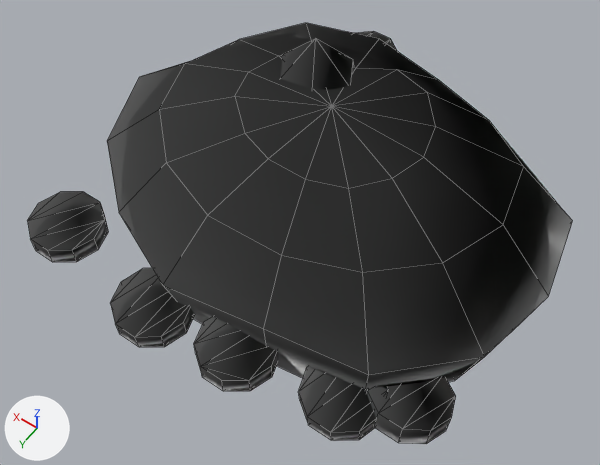
Before and after pictures for a commit that changed the FBX model unreal/Art/Export/Props/SM_Prop_GoldPile.fbx.
Before and after are seen from a 50 mm camera at (-0.39, 0.612, 0.887) aimed at (-0.002, 0.069, 0.034). Every picture has the same lights, and +X, +Y and +Z are marked at lower left. The first picture is the older version. Mesh edges are drawn as thin lines.

The scene before the commit, as lines of its bpy script (objects in view):
```python
me_sm_prop_goldpile = bpy.data.meshes.new('SM_Prop_GoldPile')
me_sm_prop_goldpile.from_pydata(...)  # 760 vertices, 960 faces; spans x -0.311..0.332, y -0.345..0.304, z -0.049..0.243
# faces by material slot: [688, 272]
me_sm_prop_goldpile.materials.append(mat_mi_af_toon_props_plains)  # white #e7e7e7
me_sm_prop_goldpile.materials.append(mat_m_af_outline)  # white #e7e7e7
ob_sm_prop_goldpile = bpy.data.objects.new('SM_Prop_GoldPile', me_sm_prop_goldpile)
ob_sm_prop_goldpile.location = (0.0, 0.0, 0.0)
```
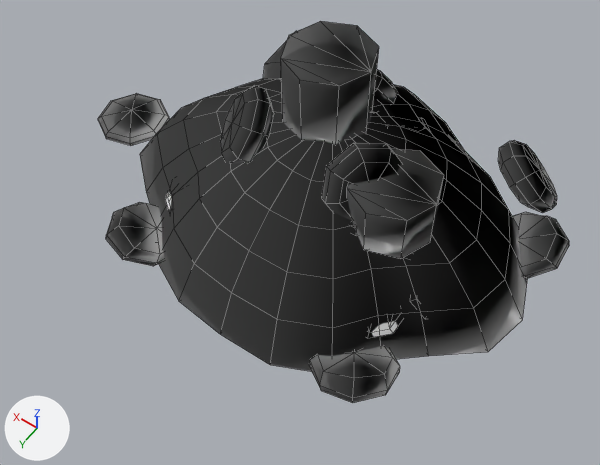
Where the change shows, as pixel boxes (x1, y1, x2, y2) in the pictures (600 x 465 px):
'SM_Prop_GoldPile', reshaped (14% narrower, 9% shorter): before (27, 23, 573, 444); after (98, 21, 569, 403)
part 1 of me_sm_prop_goldpile, rebuilt (17% narrower, 20% shorter): before (107, 23, 573, 390); after (140, 78, 527, 372)
part 2 of me_sm_prop_goldpile, rebuilt (24% shorter): before (299, 366, 389, 441); after (309, 346, 400, 403)
part 3 of me_sm_prop_goldpile, deleted: before (27, 31, 397, 391)
part 4 of me_sm_prop_goldpile, reshaped: before (280, 38, 456, 444); after (98, 21, 569, 337)

What the commit changed:
me_sm_prop_goldpile is used by ob_sm_prop_goldpile; location (0.0, 0.0, 0.0).
me_sm_prop_goldpile had 760 vertices, 960 faces and spanned x -0.311..0.332, y -0.345..0.304, z -0.049..0.243.
me_sm_prop_goldpile now has 2316 vertices, 2580 faces and spans x -0.297..0.393, y -0.25..0.235, z -0.013..0.269.
me_sm_prop_goldpile part 1: the loose piece of 86 vertices spanning x -0.311..0.332, y -0.249..0.252, z -0.049..0.205 is rebuilt with 146 vertices and now spans x -0.293..0.293, y -0.25..0.235, z -0.013..0.182.
me_sm_prop_goldpile part 2: the loose piece of 20 vertices spanning x -0.222..-0.118, y 0.167..0.267, z -0.013..0.023 is rebuilt with 34 vertices and now spans x -0.213..-0.111, y 0.131..0.234, z -0.013..0.045.
me_sm_prop_goldpile part 3: 9 loose pieces with 180 vertices, spanning x -0.278..0.324, y -0.345..0.304, z -0.017..0.027, are deleted.
me_sm_prop_goldpile part 4: 388 vertices removed from x -0.288..0.3, y -0.202..0.257, z -0.018..0.243; 1990 vertices added at x -0.297..0.393, y -0.24..0.23, z -0.013..0.269.
Other edits to the shape of me_sm_prop_goldpile do not show in these pictures.
